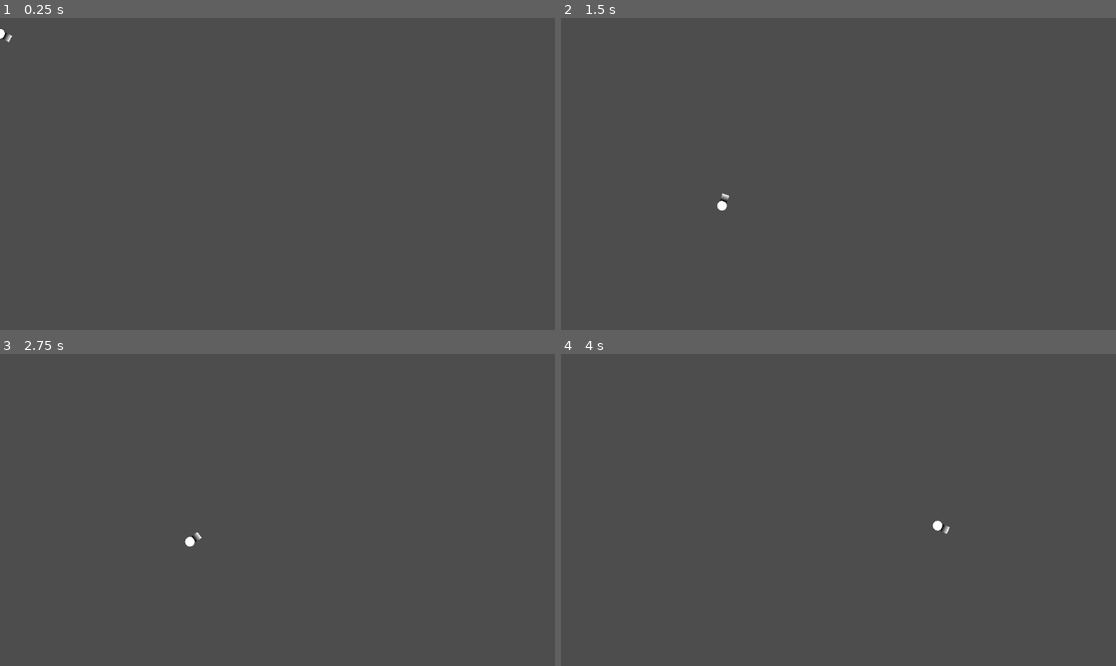
Above: before the commit, frames 1-4 (two rows, left to right).
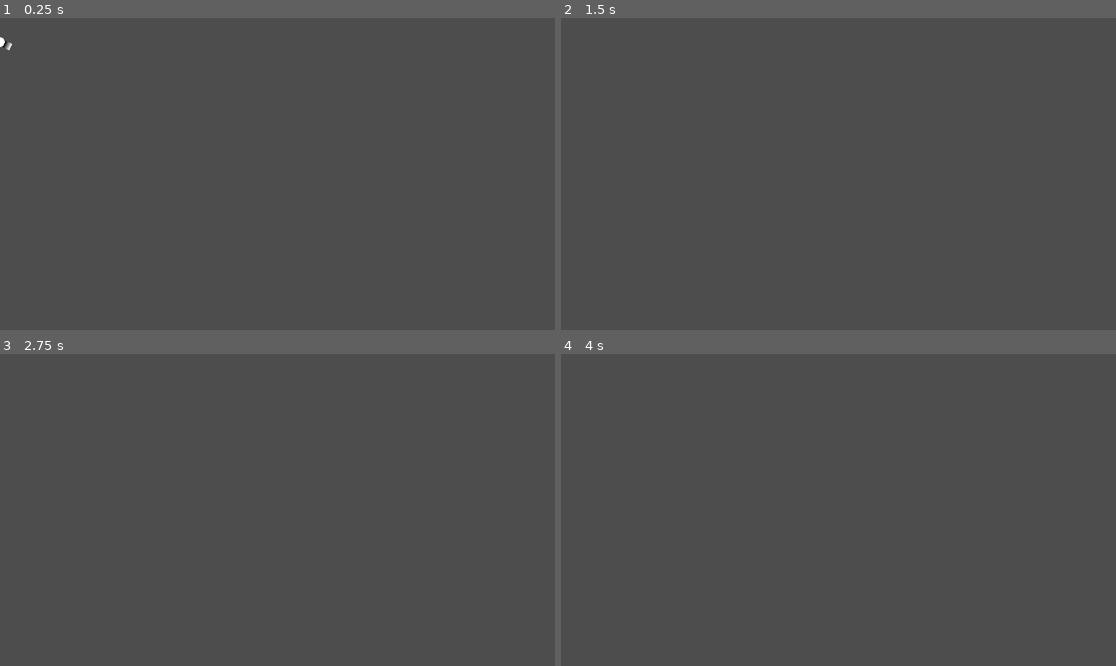
Above: after the commit, the same moments.

Repository: Clafout1s/Nature-s-Force
Game: Godot game, scene res://main.tscn
The game is run twice, just before and just after one commit, with the same random seed, the same clock (stepped at 60 frames per second) and the same inputs. The engine's default icon, where the game draws it, is replaced by a stand-in: a white triangle on a blue panel in a dark square.
Inputs (mouse positions are in pixels of both pictures, inside the frame that each line leads up to):
- Up to frame 1 (0.25 s): no input
- Up to frame 2 (1.5 s): move the mouse to (960, 158) at 0.52 s; hold D (right) from 0.53 s (still down); right-click (960, 158) at 0.6 s; tap W (up) at 0.77 s; move the mouse to (727, 189) at 1.27 s; right-click (727, 189) at 1.35 s
- Up to frame 3 (2.75 s): tap W (up) at 1.52 s; move the mouse to (333, 441) at 2.02 s; release D (right) at 2.03 s; hold A (left) from 2.03 s (still down); right-click (333, 441) at 2.1 s
- Up to frame 4 (4 s): move the mouse to (810, 572) at 2.77 s; release A (left) at 2.78 s; hold D (right) from 2.78 s (still down); right-click (810, 572) at 2.85 s; tap W (up) at 3.02, 3.77 s; move the mouse to (1005, 556) at 3.52 s; right-click (1005, 556) at 3.6 s

The runs differ from the first frame. In frame 1, less than 0.1% of the frame differs, in the area x 0-3%, y 3-11%; in frame 2, less than 0.1%; in frame 3, less than 0.1%; in frame 4, less than 0.1%.

Commit message:
Quite satisfying shotgun shot

Diff:
--- a/player.gd
+++ b/player.gd
@@ -2,14 +2,17 @@
 
 
 @export var SPEED = 250.0
-@export var GRAVITY=500
+@export var GRAVITY=1500
 @export var JUMP_VELOCITY = -500.0
-@export var SHOTGUN_VELOCITY = 500
+@export var SHOTGUN_VELOCITY = SPEED*8
+
+var shot_percent_reduction=20
 var shotgun_shot=false
 var actual_shot_velocity=0
 var gun_centre_ecart
+var down_velocity_modifier=40
 # Get the gravity from the project settings to be synced with RigidBody nodes.
-var gravity = ProjectSettings.get_setting("physics/2d/default_gravity")
+var gravity = GRAVITY #ProjectSettings.get_setting("physics/2d/default_gravity")
 
 func _ready():
 	gun_centre_ecart=Vector2(position.x-$gun.global_position.x,position.x-$gun.global_position.x)
@@ -17,13 +20,19 @@
 	# Add the gravity.
 	if not is_on_floor():
 		velocity.y += gravity * delta
+	if Input.is_action_just_pressed("down") and not is_on_floor():
+		velocity.y += (gravity * delta)*down_velocity_modifier
 	apply_shotgun_physics()
-
-	horizontal_physics()
+	if shotgun_shot:
+		var angle=position.angle_to_point(get_global_mouse_position())
+		velocity=Vector2(-cos(angle), -sin(angle))*actual_shot_velocity
+	else:
+		horizontal_physics()
+		jump_physics()
 
 	shotgun_physics()
 
-	jump_physics()
+
 
 	move_and_slide()
 
@@ -35,11 +44,12 @@
 		velocity.x = direction * SPEED
 	else:
 		velocity.x = move_toward(velocity.x, 0, SPEED)
-	velocity.x+= actual_shot_velocity
+
 
 func jump_physics():
 	if Input.is_action_just_pressed("up") and is_on_floor():
 		velocity.y = JUMP_VELOCITY
+
 
 func shotgun_physics():
 	if Input.is_action_just_pressed("action2"):
@@ -48,8 +58,9 @@
 
 func apply_shotgun_physics():
 	if shotgun_shot:
-		actual_shot_velocity-=10/float(100)*float(SHOTGUN_VELOCITY)
-		if actual_shot_velocity<=0:
+		actual_shot_velocity-=shot_percent_reduction/float(100)*float(actual_shot_velocity)
+		print(actual_shot_velocity)
+		if actual_shot_velocity<=10/float(100)*float(SHOTGUN_VELOCITY):
 			shotgun_shot=false
 			actual_shot_velocity=0
 
